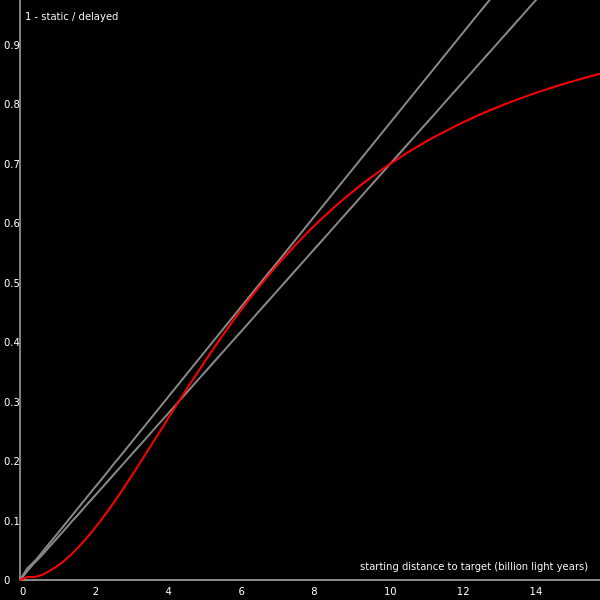
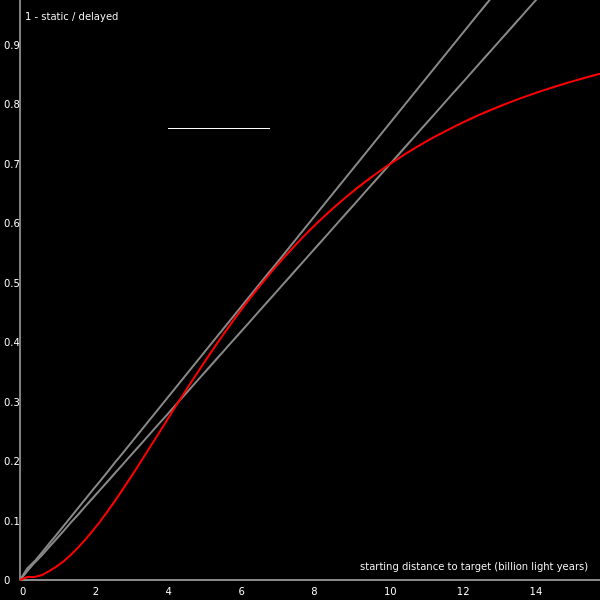
Layer changes from the first w=600, h=600 image to the second:
painted on "Pasted Layer" over bbox(168, 128, 270, 129)
